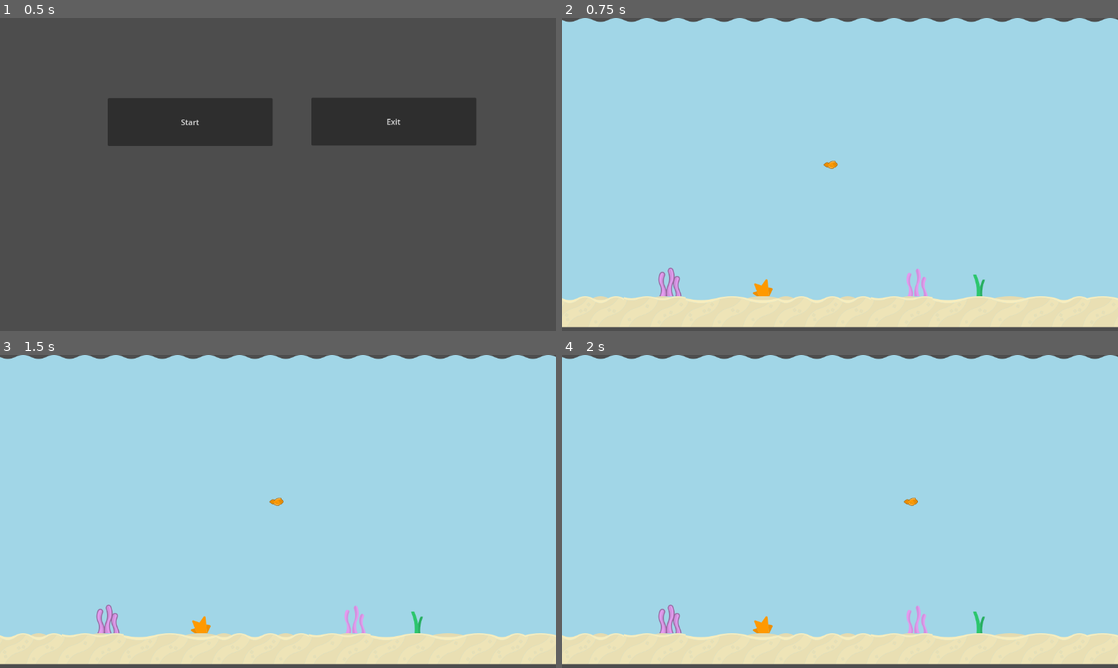
Above: before the commit, frames 1-4 (two rows, left to right).
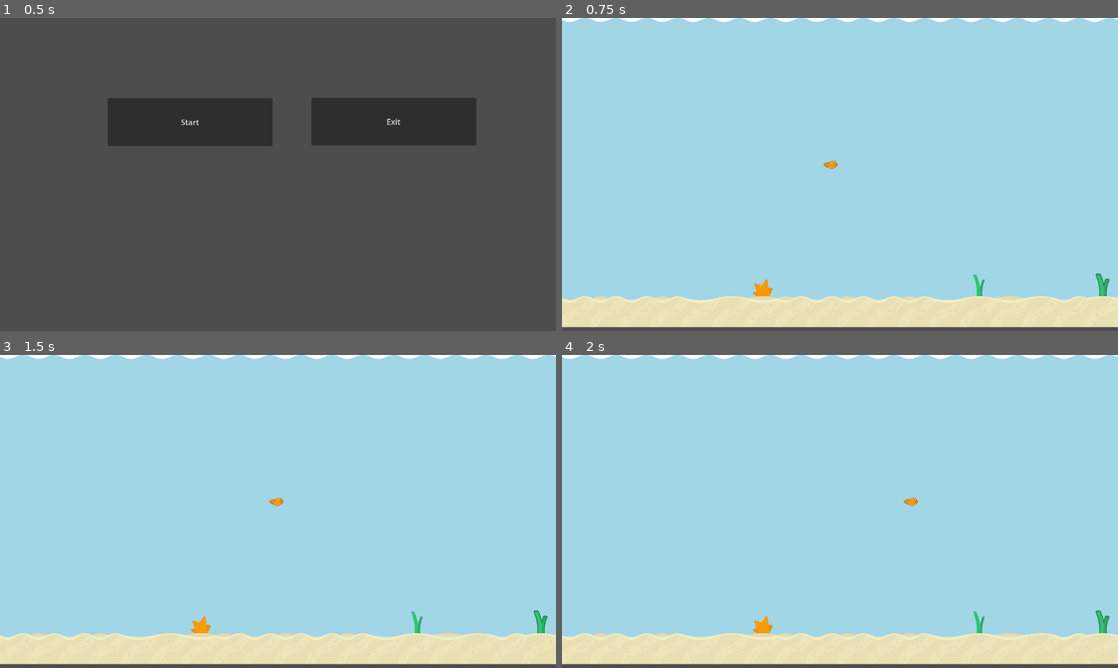
Above: after the commit, the same moments.

Repository: Nogal/Fishy
Game: Godot game, scene res://src/menu/main_menu.tscn
The game is run twice, just before and just after one commit, with the same random seed, the same clock (stepped at 60 frames per second) and the same inputs.
Inputs:
- Up to frame 1 (0.5 s): no input
- Up to frame 2 (0.75 s): click "Start" at 0.5 s
- Up to frame 3 (1.5 s): tap Enter at 1.25 s; hold Right (move_right) from 1.28 s (still down)
- Up to frame 4 (2 s): keep holding Right (move_right)

Frame 1 is identical in both runs. In frame 2, 1.3% of the frame differs, in the area x 0-100%, y 0-91%; in frame 3, 1.3%; in frame 4, 1.3%.

Commit message:
graphics

Diff:
--- a/src/Levels/level1.tscn
+++ b/src/Levels/level1.tscn
@@ -5,6 +5,10 @@
 [ext_resource type="PackedScene" uid="uid://d2fkm4okjmlmb" path="res://src/Enemies/spawner.tscn" id="5_2nq7k"]
 
 [node name="Level1" type="Node2D"]
+
+[node name="Air" type="ColorRect" parent="."]
+offset_right = 1152.0
+offset_bottom = 40.0
 
 [node name="WaterMap" type="TileMap" parent="."]
 tile_set = ExtResource("1_sheck")
@@ -14,7 +18,7 @@
 [node name="GroundMap" type="TileMap" parent="."]
 tile_set = ExtResource("1_sheck")
 format = 2
-layer_0/tile_data = PackedInt32Array(589824, 131072, 0, 589825, 196608, 0, 589826, 262144, 0, 589827, 327680, 0, 589828, 393216, 0, 589829, 458752, 0, 589830, 524288, 0, 589831, 196608, 0, 589832, 131072, 0, 589833, 196608, 0, 589834, 262144, 0, 589835, 327680, 0, 589836, 393216, 0, 589837, 458752, 0, 589838, 524288, 0, 589839, 589824, 0, 589840, 131072, 0, 589841, 589824, 0, 524301, 851968, 2, 524299, 655360, 0, 524294, 720896, 2, 524291, 917504, 0)
+layer_0/tile_data = PackedInt32Array(589824, 131072, 0, 589825, 196608, 0, 589826, 131072, 0, 589827, 196608, 0, 589828, 393216, 0, 589829, 458752, 0, 589830, 524288, 0, 589831, 196608, 0, 589832, 131072, 0, 589833, 196608, 0, 589834, 131072, 0, 589835, 196608, 0, 589836, 393216, 0, 589837, 458752, 0, 589838, 524288, 0, 589839, 589824, 0, 589840, 131072, 0, 589841, 589824, 0, 524301, 851968, 2, 524294, 720896, 2, 524305, 1114112, 2)
 
 [node name="Steven" parent="." instance=ExtResource("2_xfg7s")]
 position = Vector2(557, 304)
